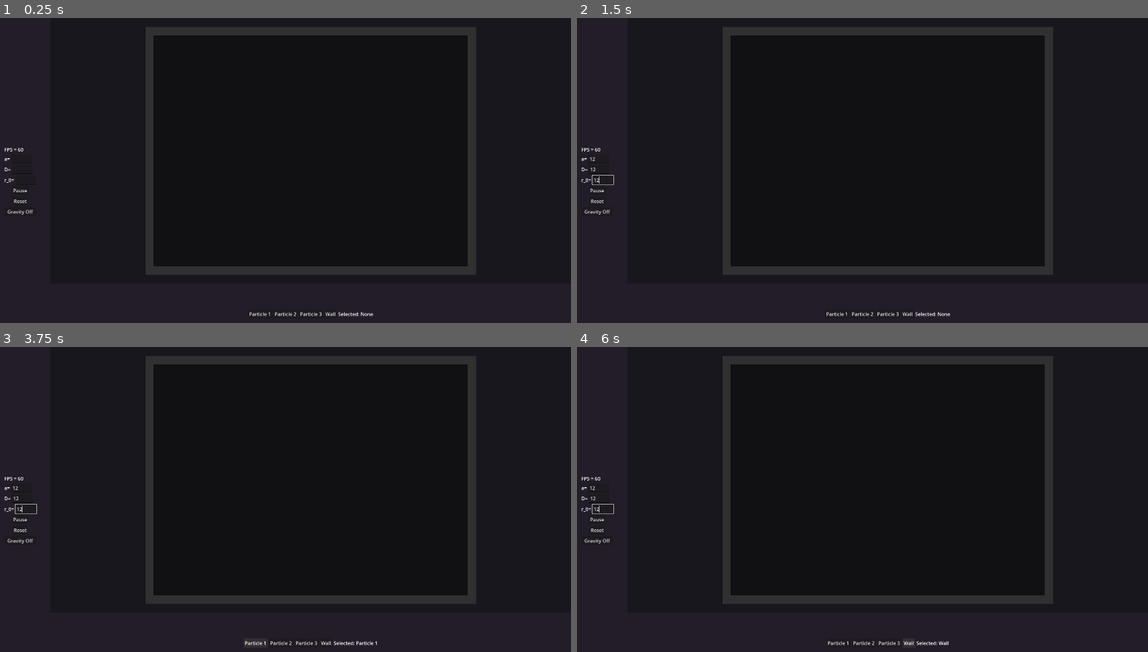
Above: before the commit, frames 1-4 (two rows, left to right).
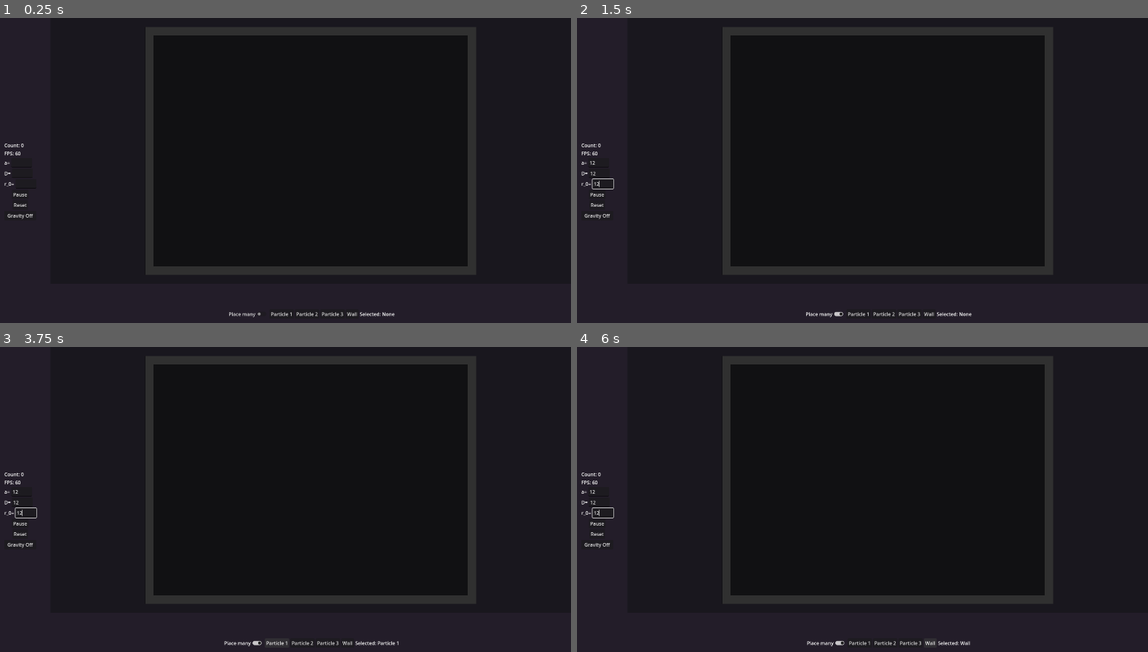
Above: after the commit, the same moments.

Repository: T4Ne/ThermalBox
Game: Godot game, scene res://scenes/main_box.tscn
Two runs of this game, one before a commit and one after it. Both use one fixed random seed, a clock stepped at 60 frames per second and the inputs below.
Inputs (mouse positions are in pixels of both pictures, inside the frame that each line leads up to):
- Up to frame 1 (0.25 s): no input
- Up to frame 2 (1.5 s): click (599, 158) at 0.52 s; type "12" at 0.6 s; click (599, 170) at 0.75 s; type "12" at 0.83 s; click (605, 179) at 0.98 s; type "12" at 1.07 s; click (822, 313) at 1.25 s, where only the run after the commit has a clickable "Place many"
- Up to frame 3 (3.75 s): click "Gravity Off" at 2 s; click "Gravity On" at 2.75 s; click "Particle 1" at 3.5 s
- Up to frame 4 (6 s): click "Particle 2" at 4.25 s; click "Particle 3" at 5 s; click "Wall" at 5.75 s

The runs differ from the first frame. In frame 1, 0.5% of the frame differs, in the area x 0-70%, y 41-99%; in frame 2, 0.6%; in frame 3, 0.6%; in frame 4, 0.6%.

Commit message:
Dynamic chunk size, add many particles at once

Diff:
--- a/project.godot
+++ b/project.godot
@@ -71,7 +71,3 @@
 
 renderer/rendering_method="gl_compatibility"
 renderer/rendering_method.mobile="gl_compatibility"
-
-[threading]
-
-worker_pool/max_threads=4
--- a/scenes/main_box.tscn
+++ b/scenes/main_box.tscn
@@ -94,6 +94,10 @@
 grow_vertical = 2
 mouse_filter = 2
 
+[node name="CountLabel" type="Label" parent="Control/SideBar/MainControls"]
+layout_mode = 2
+text = "Count:"
+
 [node name="FPSLabel" type="Label" parent="Control/SideBar/MainControls"]
 layout_mode = 2
 text = "FPS: "
@@ -177,6 +181,11 @@
 grow_vertical = 2
 mouse_filter = 2
 
+[node name="PlaceMany" type="CheckButton" parent="Control/BottomBar/ItemButtons"]
+layout_mode = 2
+focus_mode = 0
+text = "Place many"
+
 [node name="Particle1Item" type="Button" parent="Control/BottomBar/ItemButtons"]
 layout_mode = 2
 size_flags_horizontal = 4
@@ -212,6 +221,7 @@
 [connection signal="pressed" from="Control/SideBar/MainControls/Pause" to="." method="_on_pause_pressed"]
 [connection signal="pressed" from="Control/SideBar/MainControls/Reset" to="." method="_on_reset_pressed"]
 [connection signal="pressed" from="Control/SideBar/MainControls/Gravity" to="." method="_on_gravity_pressed"]
+[connection signal="toggled" from="Control/BottomBar/ItemButtons/PlaceMany" to="." method="_on_place_many_toggled"]
 [connection signal="pressed" from="Control/BottomBar/ItemButtons/Particle1Item" to="." method="_on_particle_1_item_pressed"]
 [connection signal="pressed" from="Control/BottomBar/ItemButtons/Particle2Item" to="." method="_on_particle_2_item_pressed"]
 [connection signal="pressed" from="Control/BottomBar/ItemButtons/Particle3Item" to="." method="_on_particle_3_item_pressed"]
--- a/scripts/cell_data.gd
+++ b/scripts/cell_data.gd
@@ -112,13 +112,11 @@
 		cell_particle_indexes[destination] = par_indx
 		write_cursor[cell_id] = destination + 1
 
+# TODO: this method slow af
 func get_neighbor_cells(cell_id: int, cell_range: int = 1) -> PackedInt32Array:
 	var row_size: int = cell_area.x
 	var column_size: int = cell_area.y
 	var cell_coords: Vector2i = array_coords_by_cell_id(cell_id)
-
-	#assert(cell_coords.x > 0 and cell_coords.x < cell_area.x - 1, "NeighborCellOutOfRangeError: Neighbor cell is out of range")
-	#assert(cell_coords.y > 0 and cell_coords.y < cell_area.y - 1, "NeighborCellOutOfRangeError: Neighbor cell is out of range")
 
 	var neighbor_coordinates: PackedVector2Array = []
 	var local_neighbor_range: Vector2i = Vector2i(-cell_range, cell_range + 1) # exclusive range
@@ -138,7 +136,7 @@
 		neighbor_ids.append(neighbor_id)
 	return neighbor_ids
 
-func particles_by_cells(id: int, neighbor_cells: PackedInt32Array) -> PackedInt32Array:
+func particles_by_cells(neighbor_cells: PackedInt32Array) -> PackedInt32Array:
 	var neigbor_particles: PackedInt32Array = []
 
 	for cell_id in neighbor_cells:
@@ -146,8 +144,6 @@
 		var particle_indx_end: int = cell_offsets[cell_id + 1]
 		for particle_indx in range(particle_indx_start, particle_indx_end):
 			var particle_id: int = cell_particle_indexes[particle_indx]
-			if particle_id == id:
-				continue
 			neigbor_particles.append(particle_id)
 
 	return neigbor_particles
--- a/scripts/chunk.gd
+++ b/scripts/chunk.gd
@@ -7,6 +7,8 @@
 var positions: PackedVector2Array = []
 var velocities: PackedVector2Array = []
 var accelerations: PackedVector2Array = []
+var start_time: float
+var end_time: float
 
 func _init(start: int, end: int) -> void:
 	cell_start = start
--- a/scripts/collision_handler.gd
+++ b/scripts/collision_handler.gd
@@ -15,7 +15,7 @@
 
 ## @deprecated: Ideal particle collisions don't conserve energy
 func _collide_with_particles(id: int, seq_particle_state: PackedVector2Array, neighbor_cells: PackedInt32Array, particles: ParticleData, cells: CellData) -> void:
-	var neighbor_particles: PackedInt32Array = cells.particles_by_cells(id, neighbor_cells)
+	var neighbor_particles: PackedInt32Array = cells.particles_by_cells(neighbor_cells)
 	_sequential_particle_collision(id, seq_particle_state, neighbor_particles, particles)
 
 ## @deprecated: Ideal wall collisions don't conserve energy
@@ -125,12 +125,12 @@
 func calculate_collision_acceleration(id: int, position: Vector2, particles: ParticleData, cells: CellData) -> Vector2:
 	var combined_acceleration: Vector2 = Vector2.ZERO
 	var cell_id: int = cells.cell_id_by_pos(position)
-	var neighbor_cells: PackedInt32Array = cells.get_neighbor_cells(cell_id, 1)
+	var neighbor_cells: PackedInt32Array = cells.get_neighbor_cells(cell_id, 2)
+	var neighbor_particles: PackedInt32Array = cells.particles_by_cells(neighbor_cells)
 	combined_acceleration += interact_with_walls(id, position, neighbor_cells, particles, cells)
-	combined_acceleration += interact_with_particles(id, position, particles)
+	combined_acceleration += interact_with_particles(id, position, neighbor_particles, particles)
 	return combined_acceleration
 
-## @experimental: Treating walls as particles that apply forces
 func interact_with_walls(id: int, position: Vector2, neighbor_cells: PackedInt32Array, particles: ParticleData, cells: CellData) -> Vector2:
 	var accumulated_acceleration: Vector2 = Vector2.ZERO
 	var cell_radius: float = cells.cell_size / 2.0
@@ -152,16 +152,15 @@
 
 		var wall_to_particle_unit: Vector2 = wall_to_particle.normalized()
 		var wall_to_particle_distance_r: float = wall_to_particle.length() / cell_radius
-		var wall_force_magnitude: float = 10000.0 * ((2.5 / wall_to_particle_distance_r) - 1.0)
+		var wall_force_magnitude: float = 5000.0 * ((2.5 / wall_to_particle_distance_r) - 1.0)
 		var wall_acceleration_magnitude: float = wall_force_magnitude / mass
 		var wall_acceleration: Vector2 = wall_to_particle_unit * wall_acceleration_magnitude
 		accumulated_acceleration += wall_acceleration
 
 	return accumulated_acceleration
 
-func interact_with_particles(id: int, position: Vector2, particles: ParticleData) -> Vector2:
+func interact_with_particles(id: int, position: Vector2, neighbor_particles: PackedInt32Array, particles: ParticleData) -> Vector2:
 	var other_positions: PackedVector2Array = particles.positions
-	var particle_count: int = particles.count
 	var accumulated_acceleration: Vector2 = Vector2.ZERO
 	var radius: float = particles.radii[id]
 	var mass: float = particles.radii[id]
@@ -170,11 +169,13 @@
 	var d: float = Globals.particle_1_interaction_params[Globals.Params.D]
 	var r: float = Globals.particle_1_interaction_params[Globals.Params.R]
 
-	for particle_id in particle_count:
+	for particle_id in neighbor_particles:
+		if particle_id == id:
+			continue
 		var other_position: Vector2 = other_positions[particle_id]
 		var other_to_current: Vector2 = other_position - position
 
-		if false: # other_to_current.length_squared() > interaction_range**2:
+		if other_to_current.length_squared() > interaction_range**2:
 			continue
 
 		var other_to_current_unit: Vector2 = other_to_current.normalized()
--- a/scripts/globals.gd
+++ b/scripts/globals.gd
@@ -7,8 +7,8 @@
 var default_simulation_area: Vector2i = Vector2i(40, 30)
 var default_particle_mass: float = 1.0
 var default_particle_radius: float = 2.5
-var interaction_range: float = 7.0 * default_particle_radius
-var particle_1_interaction_params: Array = [0.0, 0.0, 0.0]
+var interaction_range: float = 8.0 * default_particle_radius
+var particle_1_interaction_params: Array = [1.0, 100.0, 3.0]
 
 enum Params {A, D, R}
 enum Items {NONE, PARTICLE1, PARTICLE2, PARTICLE3, WALL}
--- a/scripts/main_box.gd
+++ b/scripts/main_box.gd
@@ -3,7 +3,7 @@
 
 var simulation_view: SimulationViewData
 var time_step: float
-signal fps(tps: int)
+signal ui_info(tps: int, count: int)
 
 @onready var scheduler: Scheduler = Scheduler.new()
 @onready var particles: ParticleData
@@ -17,12 +17,12 @@
 
 func _process(delta: float) -> void:
 	renderer.render(particles, cells, simulation_view)
-	fps.emit(floor(1 / delta))
-
-func _physics_process(_delta: float) -> void:
+	ui_info.emit(floor(1 / delta), particles.count)
 	if Globals.is_paused:
 		return
 	scheduler.step(time_step)
+
+#func _physics_process(_delta: float) -> void:
 
 func reinitialize_sim() -> void:
 	particles = ParticleData.new()
@@ -31,14 +31,20 @@
 	scheduler.set_particle_data(particles)
 	renderer.reinitialize_render()
 
-func place_particle(type: int, mouse_position: Vector2) -> void:
+func place_particle(type: int, mouse_position: Vector2, place_25: bool) -> void:
 	var simulation_view_position: Vector2 = simulation_view.simulation_view_position
 	var simulation_view_scale: float = simulation_view.simulation_view_scale
 	var particle_simulation_position: Vector2 = (mouse_position - simulation_view_position) / simulation_view_scale
 	var particle_velocity: Vector2 = Vector2.ZERO
 	var particle_radius: float = Globals.default_particle_radius
 	var particle_mass: float = Globals.default_particle_mass
-	particles.add_particle(type, particle_simulation_position, particle_velocity, particle_radius, particle_mass)
+	if place_25:
+		for y in range(-2, 3):
+			for x in range(-2, 3):
+				var neighbor_particle_position: Vector2 = particle_simulation_position + Vector2(y * particle_radius * 3, x * particle_radius * 3)
+				particles.add_particle(type, neighbor_particle_position, particle_velocity, particle_radius, particle_mass)
+	else:
+		particles.add_particle(type, particle_simulation_position, particle_velocity, particle_radius, particle_mass)
 
 func place_wall(mouse_position: Vector2) -> void:
 	var simulation_view_position: Vector2 = simulation_view.simulation_view_position
--- a/scripts/movement_handler.gd
+++ b/scripts/movement_handler.gd
@@ -18,8 +18,6 @@
 		var old_acceleration: Vector2 = particle_accelerations[particle_id]
 
 		var half_step_velocity: Vector2 = _calculate_verlet_velocity(time_step * 0.5, old_velocity, old_acceleration)
-		if half_step_velocity.length_squared() > 200.0**2:
-			half_step_velocity = half_step_velocity.normalized() * 200.0
 		var predicted_full_step_position: Vector2 = _calculate_verlet_position(time_step, old_position, half_step_velocity)
 
 		chunk.positions[particle_indx] = predicted_full_step_position
@@ -56,7 +54,9 @@
 	return new_position
 
 func _calculate_verlet_velocity(time_step: float, velocity: Vector2, acceleration: Vector2) -> Vector2:
-	var new_velocity := velocity + acceleration * time_step
+	var new_velocity: Vector2 = velocity + acceleration * time_step
+	if new_velocity.length_squared() > 150.0**2:
+			new_velocity = new_velocity.normalized() * 150.0
 	return new_velocity
 
 ## @deprecated: Attraction calculation is very slow
@@ -82,6 +82,7 @@
 	else:
 		return Vector2.ZERO
 
+## @deprecated: not used anymore
 func _calculate_force(distance: float) -> float:
 	var force: float = 32*distance**3 - 400*distance**2 + 1600*distance - 2000
 	return force
--- a/scripts/scheduler.gd
+++ b/scripts/scheduler.gd
@@ -3,32 +3,40 @@
 var simulation: Simulation = Simulation.new()
 var cells: CellData
 var particles: ParticleData
-var chunk_size: int = 100
+var chunk_size: int = 1
+var min_chunk_time_usec: float = 2000
 var chunk_iterations: int
 var chunks: Array[Chunk] = []
 var time_step: float
 
 func step(delta: float) -> void:
+	if particles.count <= 0:
+		return
 	time_step = delta
 	cells.build_cell_map(particles.count, particles.positions)
+	_update_chunk_size()
 	_assign_chunks()
 	if chunk_iterations > 0:
 		var group_id: int = WorkerThreadPool.add_group_task(_first_multi_threaded_step, chunk_iterations)
 		WorkerThreadPool.wait_for_group_task_completion(group_id)
-		_apply_chunks()
+		_process_chunks()
 		cells.build_cell_map(particles.count, particles.positions)
 		_assign_chunks()
 		group_id = WorkerThreadPool.add_group_task(_second_multi_threaded_step, chunk_iterations)
 		WorkerThreadPool.wait_for_group_task_completion(group_id)
-		_apply_chunks()
+		_process_chunks()
 
 func _first_multi_threaded_step(chunk_iter: int) -> void:
 	var chunk: Chunk = chunks[chunk_iter]
+	chunk.start_time = Time.get_ticks_usec()
 	simulation.first_move(time_step, particles, cells, chunk)
+	chunk.end_time = Time.get_ticks_usec()
 
 func _second_multi_threaded_step(chunk_iter: int) -> void:
 	var chunk: Chunk = chunks[chunk_iter]
+	chunk.start_time = Time.get_ticks_usec()
 	simulation.second_move(time_step, particles, cells, chunk)
+	chunk.end_time = Time.get_ticks_usec()
 
 func _assign_chunks() -> void:
 	# TODO: chunk size and occupied cell count is known, so the Chunk array size could be initialized
@@ -43,8 +51,29 @@
 		chunks.append(Chunk.new(current_indx, chunk_end))
 		chunk_iterations += 1
 		current_indx = chunk_end + 1
+	#print(chunk_iterations)
 
-func _apply_chunks() -> void:
+func _update_chunk_size() -> void:
+	if chunks.size() == 0:
+		return
+	var new_chunk_size: int = chunk_size
+	var time_sum: float = 0.0
+	var sample_count: int = 0
+	for chunk_id in range(chunks.size() - 1):
+		var chunk: Chunk = chunks[chunk_id]
+		var chunk_time: float = chunk.end_time - chunk.start_time
+		if chunk_time > 0.0:
+			time_sum += chunk_time
+			sample_count += 1
+	if sample_count == 0:
+		return
+	var avg_time_usec: float = time_sum / float(sample_count)
+	var chunk_time_factor: float = min_chunk_time_usec / avg_time_usec
+	new_chunk_size = roundi(chunk_size * lerpf(1.0, chunk_time_factor, 0.3))
+	if cells.occupied_cell_count > 0:
+		chunk_size = clampi(new_chunk_size, 1, cells.occupied_cell_count)
+
+func _process_chunks() -> void:
 	for chunk in chunks:
 		for particle_indx in range(chunk.particle_count):
 			var particle_id: int = chunk.particle_indexes[particle_indx]
--- a/scripts/ui.gd
+++ b/scripts/ui.gd
@@ -11,14 +11,16 @@
 @onready var Pause: Button = get_node("Control/SideBar/MainControls/Pause")
 @onready var Gravity: Button = get_node("Control/SideBar/MainControls/Gravity")
 @onready var FPSLabel: Label = get_node("Control/SideBar/MainControls/FPSLabel")
+@onready var Countlabel: Label = get_node("Control/SideBar/MainControls/CountLabel")
 
 var selected_item: Globals.Items = Globals.Items.NONE
+var place_25: bool = false
 
 func _ready() -> void:
 	var simulation_true_size: Vector2i = Globals.default_cell_size * Globals.default_simulation_area
 	simulation_view = SimulationViewData.new(simulation_true_size, edge_offset)
 	main_box.set_simulation_view(simulation_view)
-	main_box.fps.connect(display_fps)
+	main_box.ui_info.connect(display_info)
 
 func _process(_delta: float) -> void:
 	_update_simulation_view_info()
@@ -46,13 +48,13 @@
 			main_box.place_wall(mouse_position)
 		Globals.Items.PARTICLE1:
 			type = 1
-			main_box.place_particle(type, mouse_position)
+			main_box.place_particle(type, mouse_position, place_25)
 		Globals.Items.PARTICLE2:
 			type = 2
-			main_box.place_particle(type, mouse_position)
+			main_box.place_particle(type, mouse_position, place_25)
 		Globals.Items.PARTICLE3:
 			type = 3
-			main_box.place_particle(type, mouse_position)
+			main_box.place_particle(type, mouse_position, place_25)
 
 func _on_particle_1_item_pressed() -> void:
 	selected_item = Globals.Items.PARTICLE1
@@ -102,5 +104,9 @@
 func _on_r_edit_text_submitted(new_text: String) -> void:
 	Globals.particle_1_interaction_params[Globals.Params.R] = float(new_text)
 
-func display_fps(tps: int) -> void:
-	FPSLabel.text = "FPS = %d" % tps
+func display_info(tps: int, count: int) -> void:
+	FPSLabel.text = "FPS: %d" % tps
+	Countlabel.text = "Count: %d" % count
+
+func _on_place_many_toggled(toggled_on: bool) -> void:
+	place_25 = toggled_on
